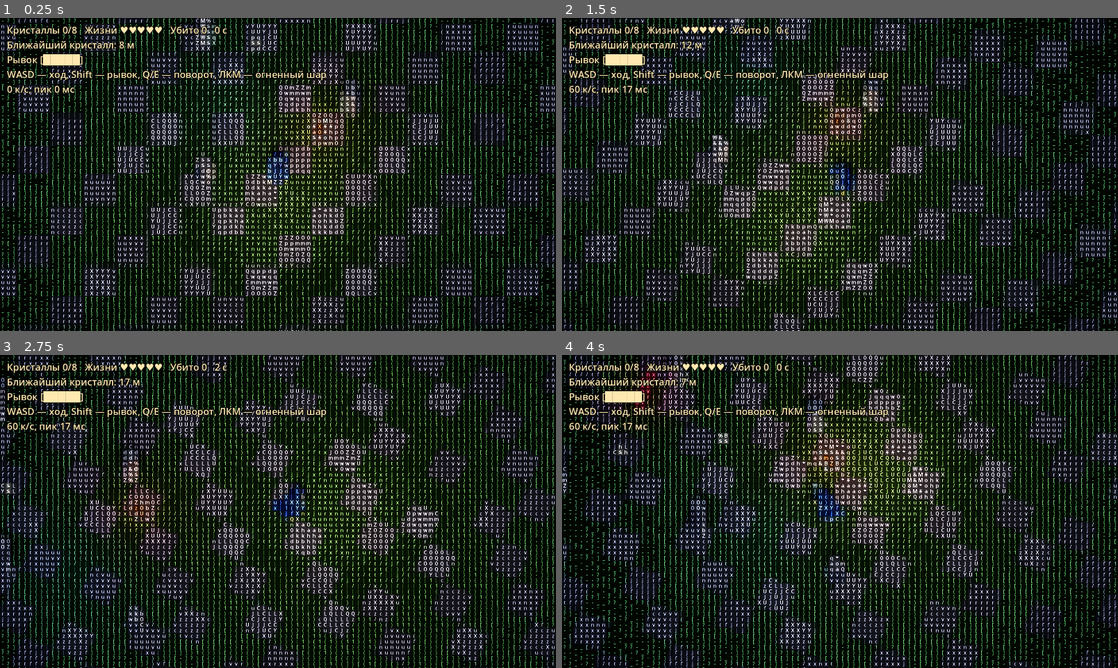
Above: before the commit, frames 1-4 (two rows, left to right).
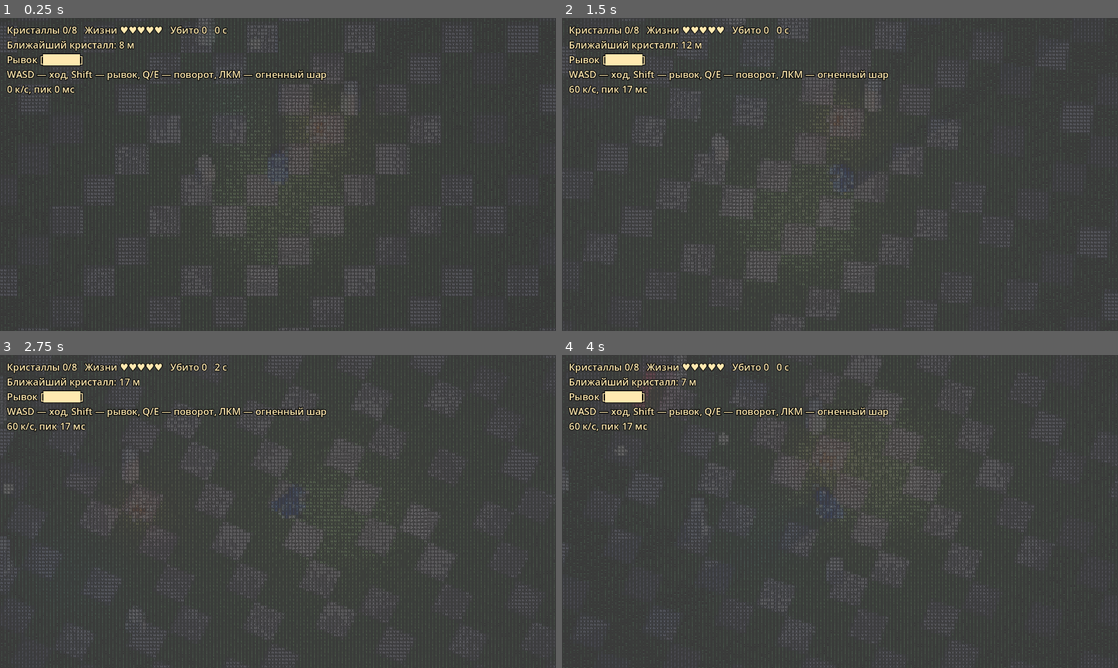
Above: after the commit, the same moments.

Repository: arteick/proxy-test
Game: Godot game, scene res://main.tscn
Same seed, same stepped clock (60 frames per second), same inputs: the game is played once before the commit and once after it.
Inputs (mouse positions are in pixels of both pictures, inside the frame that each line leads up to):
- Up to frame 1 (0.25 s): no input
- Up to frame 2 (1.5 s): tap Enter at 0.5 s; move the mouse to (962, 158) at 0.52 s; hold D 0.53-1.28 s; tap R at 0.6 s; click (962, 158) at 0.67 s; move the mouse to (728, 190) at 1.27 s; hold S from 1.28 s (still down); tap Q at 1.35 s
- Up to frame 3 (2.75 s): move the mouse to (333, 442) at 2.02 s; release S at 2.03 s; hold D from 2.03 s (still down); hold E from 2.03 s (still down)
- Up to frame 4 (4 s): move the mouse to (812, 574) at 2.77 s; release D at 2.78 s; release E at 2.78 s; hold W 2.78-3.53 s; tap Shift at 2.85 s; click (812, 574) at 2.92 s; move the mouse to (1006, 558) at 3.52 s; hold A from 3.53 s (still down); tap R at 3.6 s

The runs differ from the first frame. In frame 1, 96% of the frame differs, in the area x 0-100%, y 0-100%; in frame 2, 96%; in frame 3, 96%; in frame 4, 96%.

Commit message:
Чат: временное сглаживание ASCII-картинки
Co-Authored-By: Claude Sonnet 5.5 <noreply@anthropic.com>
Claude-Session: https://claude.ai/code/session_013CgRkoHBYHEGRBsg4nPhQQ

Diff:
--- a/godot/scripts/postfx.gd
+++ b/godot/scripts/postfx.gd
@@ -1,21 +1,84 @@
+extends RefCounted
 const Ascii = preload("res://scripts/ascii.gd")
-# ASCII-постобработка: полноэкранный квад на камере с шейдером, атлас символов — в SubViewport.
+# ASCII-постобработка: 3D с шейдером рисуется в SubViewport (атлас символов — в другом), затем два вьюпорта-«истории» сглаживают кадры во времени.
 
-# Добавляет проход к камере и возвращает материал (параметры шейдера меняются на лету).
-static func build(parent: Node, cam: Camera3D) -> ShaderMaterial:
+const TAU := 0.06 # постоянная времени сглаживания, с
+
+var ascii: ShaderMaterial
+var hist: ShaderMaterial # смешивание текущего кадра с прошлым
+var copy: ShaderMaterial # копия результата для следующего кадра
+var scene_vp: SubViewport
+var history: Array = [] # SubViewport'ы истории (размер = размеру окна)
+
+# Доля прошлого кадра: не зависит от частоты кадров.
+static func keep(dt: float) -> float:
+	return exp(-dt / TAU)
+
+# Переносит камеру в SubViewport с общим миром, добавляет ASCII-проход и вывод со сглаживанием.
+func build(parent: Node3D, cam: Camera3D) -> void:
+	var root := parent.get_viewport()
+	root.disable_3d = true # 3D рисует только scene_vp
 	var atlas_vp: SubViewport = SubViewport.new()
 	atlas_vp.set_script(load("res://scripts/atlas.gd"))
 	parent.add_child(atlas_vp)
-	var mat := ShaderMaterial.new()
-	mat.shader = load("res://shaders/ascii.gdshader")
-	mat.set_shader_parameter("atlas", atlas_vp.get_texture())
-	mat.set_shader_parameter("n_glyphs", float(Ascii.RAMP.length()))
+	scene_vp = SubViewport.new()
+	scene_vp.world_3d = parent.get_world_3d()
+	parent.add_child(scene_vp)
+	cam.reparent(scene_vp, false)
+	ascii = ShaderMaterial.new()
+	ascii.shader = load("res://shaders/ascii.gdshader")
+	ascii.set_shader_parameter("atlas", atlas_vp.get_texture())
+	ascii.set_shader_parameter("n_glyphs", float(Ascii.RAMP.length()))
 	var quad := QuadMesh.new()
 	quad.size = Vector2(2, 2)
 	quad.flip_faces = true
 	var mi := MeshInstance3D.new()
 	mi.mesh = quad
-	mi.material_override = mat
+	mi.material_override = ascii
 	mi.extra_cull_margin = 16384.0
 	cam.add_child(mi)
-	return mat
+
+	var shader: Shader = load("res://shaders/temporal.gdshader")
+	var a := _history_vp(parent, shader)
+	var b := _history_vp(parent, shader)
+	hist = a[1]
+	copy = b[1]
+	hist.set_shader_parameter("cur", scene_vp.get_texture())
+	hist.set_shader_parameter("prev", b[0].get_texture())
+	copy.set_shader_parameter("cur", a[0].get_texture())
+	copy.set_shader_parameter("prev", a[0].get_texture())
+	copy.set_shader_parameter("keep", 0.0)
+	var layer := CanvasLayer.new()
+	layer.layer = -1 # под HUD
+	var out := TextureRect.new()
+	out.texture = a[0].get_texture()
+	out.set_anchors_preset(Control.PRESET_FULL_RECT)
+	out.stretch_mode = TextureRect.STRETCH_SCALE
+	out.expand_mode = TextureRect.EXPAND_IGNORE_SIZE
+	layer.add_child(out)
+	parent.add_child(layer)
+	history = [a[0], b[0]]
+	root.size_changed.connect(_resize.bind(root))
+	_resize(root)
+
+func _history_vp(parent: Node, shader: Shader) -> Array:
+	var vp := SubViewport.new()
+	vp.render_target_update_mode = SubViewport.UPDATE_ALWAYS
+	var m := ShaderMaterial.new()
+	m.shader = shader
+	var r := ColorRect.new()
+	r.material = m
+	r.set_anchors_preset(Control.PRESET_FULL_RECT)
+	vp.add_child(r)
+	parent.add_child(vp)
+	return [vp, m]
+
+func _resize(root: Viewport) -> void:
+	var s := Vector2i(root.get_visible_rect().size)
+	scene_vp.size = s
+	for vp in history:
+		vp.size = s
+
+# Каждый кадр: сколько прошлого кадра сохранить.
+func update(dt: float) -> void:
+	hist.set_shader_parameter("keep", keep(dt))
--- a/godot/scripts/world.gd
+++ b/godot/scripts/world.gd
@@ -33,7 +33,7 @@
 var enemy_nodes: Array = []
 var dead_nodes: Array = [] # убитые мыши: узел со светом не удаляем (смена числа источников в вебе вешает кадр), а паркуем далеко
 var hud: Label
-var ascii_mat: ShaderMaterial
+var postfx := Postfx.new()
 var marker := Move.marker_scale(Move.ZOOM_FIXED) # масштаб значков, считается один раз (зум фиксирован)
 var last_hud := ""
 var run_seed := 1
@@ -56,8 +56,8 @@
 	cam.projection = Camera3D.PROJECTION_ORTHOGONAL
 	cam.size = Move.ortho_size(zoom)
 	add_child(cam)
-	ascii_mat = Postfx.build(self, cam)
-	ascii_mat.set_shader_parameter("far_blend", Move.far_blend(zoom))
+	postfx.build(self, cam)
+	postfx.ascii.set_shader_parameter("far_blend", Move.far_blend(zoom))
 	fire_node = Campfire.make_node(self)
 	add_child(spells)
 	spells.setup(hero, cam)
@@ -131,6 +131,7 @@
 
 func _process(delta: float) -> void:
 	perf.update(delta)
+	postfx.update(delta)
 	var dt := minf(delta, 0.05) # просадка кадра не должна растягиваться в рывок через стены и шары
 	t += dt
 	if warm:
--- /dev/null
+++ b/godot/shaders/temporal.gdshader
@@ -0,0 +1,10 @@
+shader_type canvas_item;
+// Временное сглаживание: новый кадр смешивается с прошлым результатом (keep — доля прошлого).
+
+uniform sampler2D cur : filter_nearest;
+uniform sampler2D prev : filter_nearest;
+uniform float keep = 0.0;
+
+void fragment() {
+	COLOR = vec4(mix(texture(cur, UV).rgb, texture(prev, UV).rgb, keep), 1.0);
+}
--- a/godot/tests/run.gd
+++ b/godot/tests/run.gd
@@ -4,6 +4,7 @@
 const Game = preload("res://scripts/game.gd")
 const Hero = preload("res://scripts/hero.gd")
 const Hud = preload("res://scripts/hud.gd")
+const Postfx = preload("res://scripts/postfx.gd")
 const Camfx = preload("res://scripts/camfx.gd")
 const Perf = preload("res://scripts/perf.gd")
 const Level = preload("res://scripts/level.gd")
@@ -230,6 +231,8 @@
 	check(cx.shake == 0.0, "камера: тряска затухает")
 	cx.snap(Vector3.ZERO)
 	check(cx.focus == Vector3.ZERO, "камера: snap")
+	check(Postfx.keep(0.0) == 1.0 and Postfx.keep(1.0) < 0.001, "сглаживание: доля прошлого от 1 до 0")
+	check(absf(Postfx.keep(0.016) * Postfx.keep(0.016) - Postfx.keep(0.032)) < 0.0001, "сглаживание: не зависит от частоты кадров")
 	var pf := Perf.new()
 	for k in 60:
 		pf.update(0.016 if k != 10 else 0.2)
Not shown, changed: docs/MEMORY.md
Not shown, changed: docs/PROGRESS.md
Not shown, added: docs/chat/20261026-045441-v5gv.md
